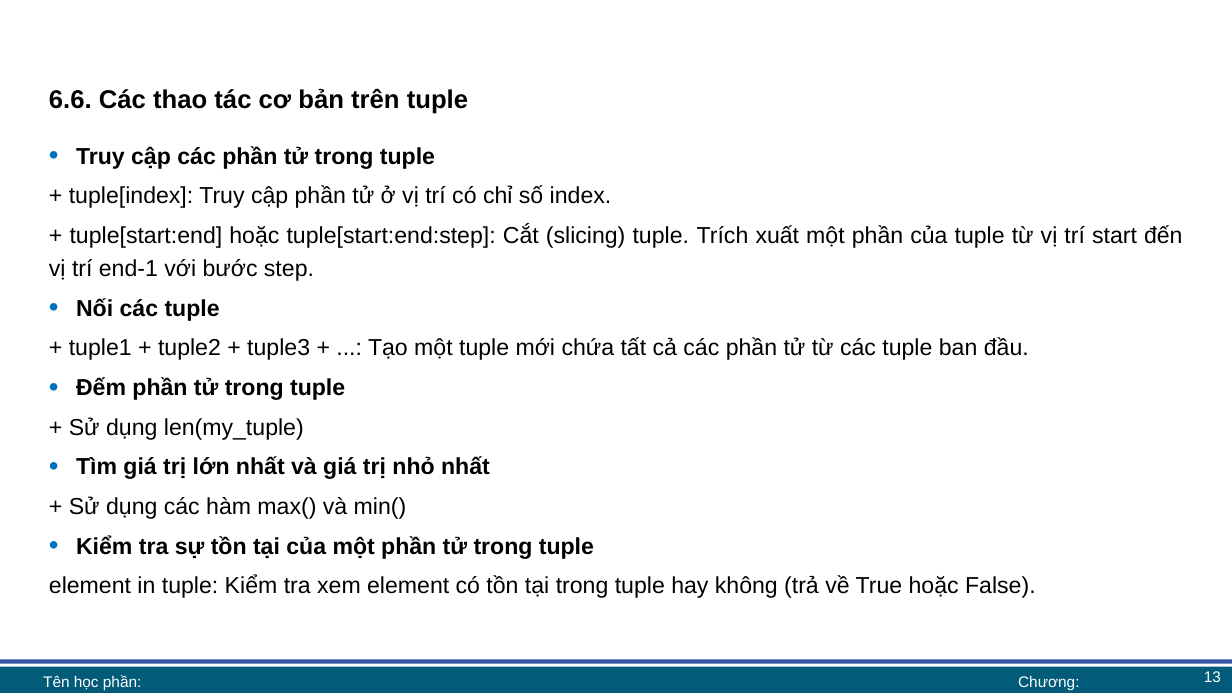
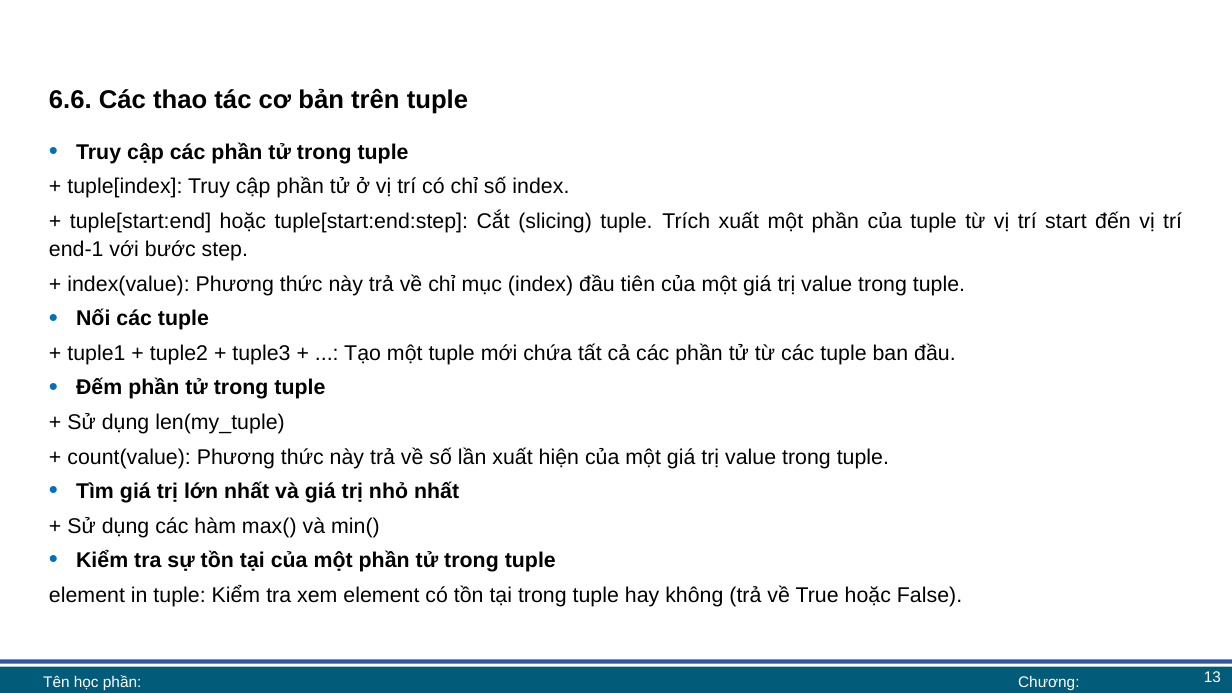
Before and after one commit to lhaaaaa/17A2-Ca-chieu, a slide deck: slide 13 of Lab 6 + 7/Lab 6 bài giảng.pptx. Drawn at 1232x693 pixels with LibreOffice and Linux fonts; fonts in the diff are those of the drawing; background and template pictures are left out. Boxes give left, top, right and bottom in pixels: in the first picture for what was removed or moved away, otherwise in the second. Text is boxed around its words. In the diff, an @@ line names an element or a change of style, - is before the commit and + after.

```diff
--- a/Lab 6 + 7/Lab 6 bài giảng.pptx
+++ b/Lab 6 + 7/Lab 6 bài giảng.pptx
@@ text at box(49, 142, 1182, 607): size 18 to 16.6 pt in "Truy cập các phần tử trong tuple", "+ tuple[index]: Truy cập phần tử ở ...", "+ tuple[start:end] hoặc tuple[start:end:step]: Cắt (slicing) ...", "Nối các tuple" and 7 more places; line spacing 1.2 to 1.1 @@
@@ text at box(67, 274, 965, 296): paragraph added @@
++ index(value): Phương thức này trả về chỉ mục (index) đầu tiên của một giá trị value trong tuple.
@@ text at box(67, 447, 889, 469): paragraph added @@
++ count(value): Phương thức này trả về số lần xuất hiện của một giá trị value trong tuple.
```
Also in this commit, not shown: 11 other slides changed, 1 other file.
